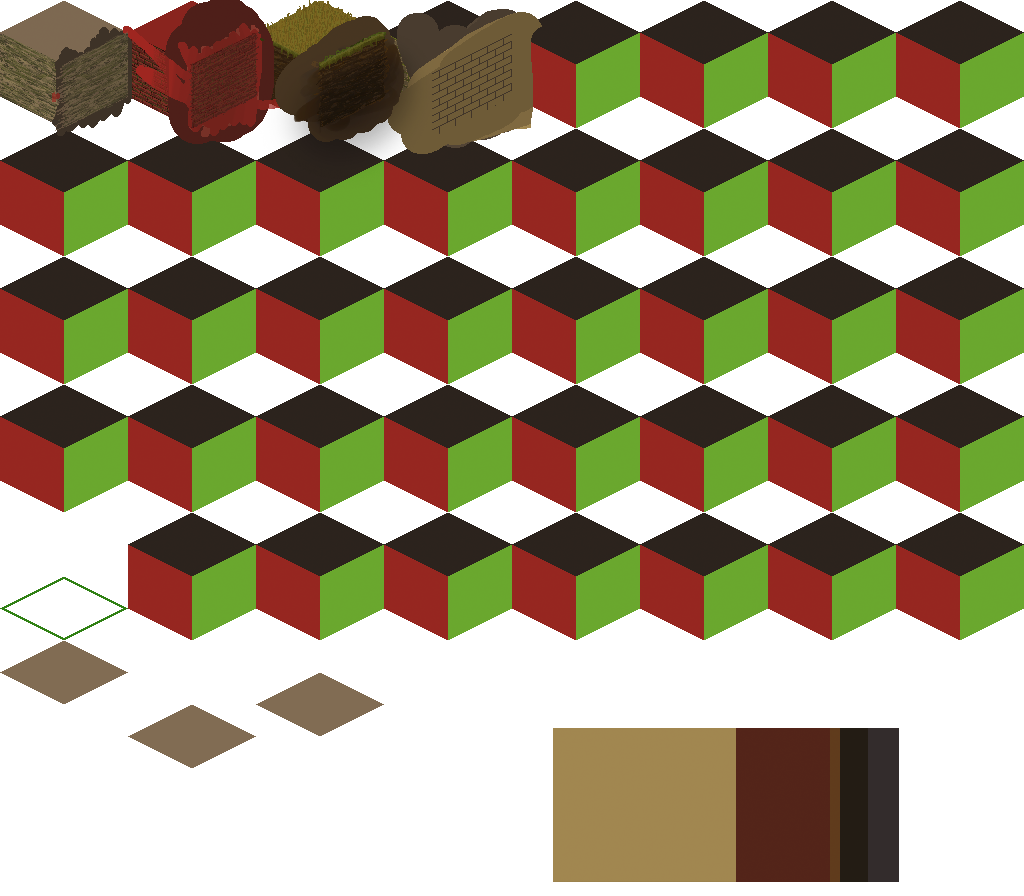
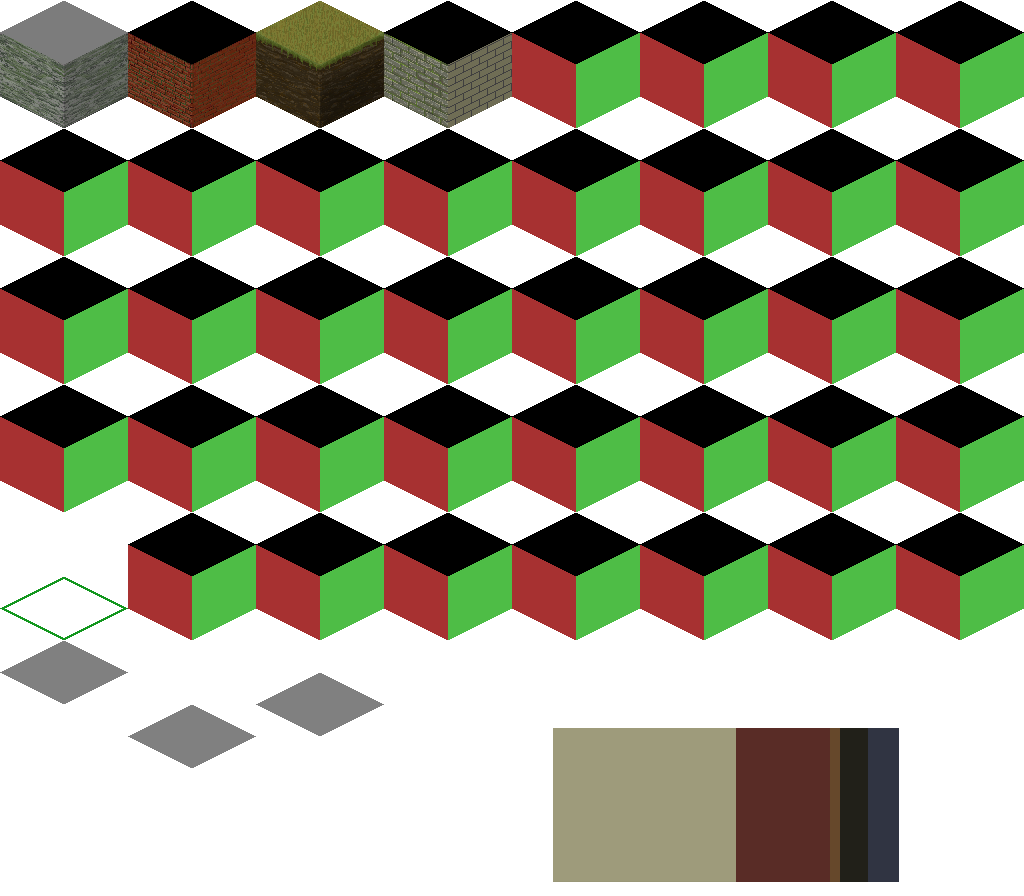
Comparing the layer stacks of the two 1024×896 images. Changes:
added group "rights" with 35 layers above "lefts" over [64, 33, 1024, 640]
added group "lefts" with 35 layers above "tops" over [0, 33, 960, 640]
added group "tops" with 35 layers above "brique" over [0, 1, 1024, 576]
added group "brique" with 10 layers above "parpaing" over [82, 0, 332, 144]
moved "right" (36th of 42, in "brique") into group "brique" over [52, 0, 1024, 640]
renamed "Calque 122" to "right", painted on it over [64, 33, 1024, 640]
moved "left" (36th of 40, in "brique") into group "brique" over [0, 0, 960, 640]
renamed "Calque 82" to "Calque 149", painted on it over [0, 33, 960, 640]
moved "top" (1st of 4, in "brique") into group "brique" over [0, 0, 1024, 576]
renamed "Calque 42" to "Calque 147 copie", painted on it over [0, 0, 1024, 576]
added group "parpaing" (1st of 3) with 11 layers above "herbe" over [309, 0, 542, 174]
added group "right" (38th of 42, in "parpaing") with 3 layers in group "parpaing" over [387, 9, 542, 154]
moved "parpaing" (2nd of 3, in "parpaing" › "right") into group "right" over [387, 9, 542, 154]
added group "left" (37th of 40, in "parpaing") with 4 layers in group "parpaing" over [309, 0, 517, 174]
moved "parpaing" (3rd of 3, in "parpaing" › "left") into group "left" over [309, 0, 517, 174]
added group "herbe" with 10 layers above "beton" over [128, 0, 442, 190]
added group "right" (40th of 42, in "herbe") with 2 layers in group "herbe" over [259, 16, 442, 190]
moved "Calque 133" into group "right" over [259, 16, 442, 190]
renamed "tile 1" to "beton", moved it above "Fond 1" over [0, 0, 317, 141]
added group "gauche" with 4 layers in group "beton" over [0, 25, 245, 141]
moved "Calque 123" into group "gauche" over [0, 25, 245, 141]
added group "droite" with 3 layers in group "beton" over [52, 23, 317, 137]
moved "beton 1" into group "droite" over [52, 23, 317, 137]
…and 131 more changes (120 added, 2 painted, 9 stack)
